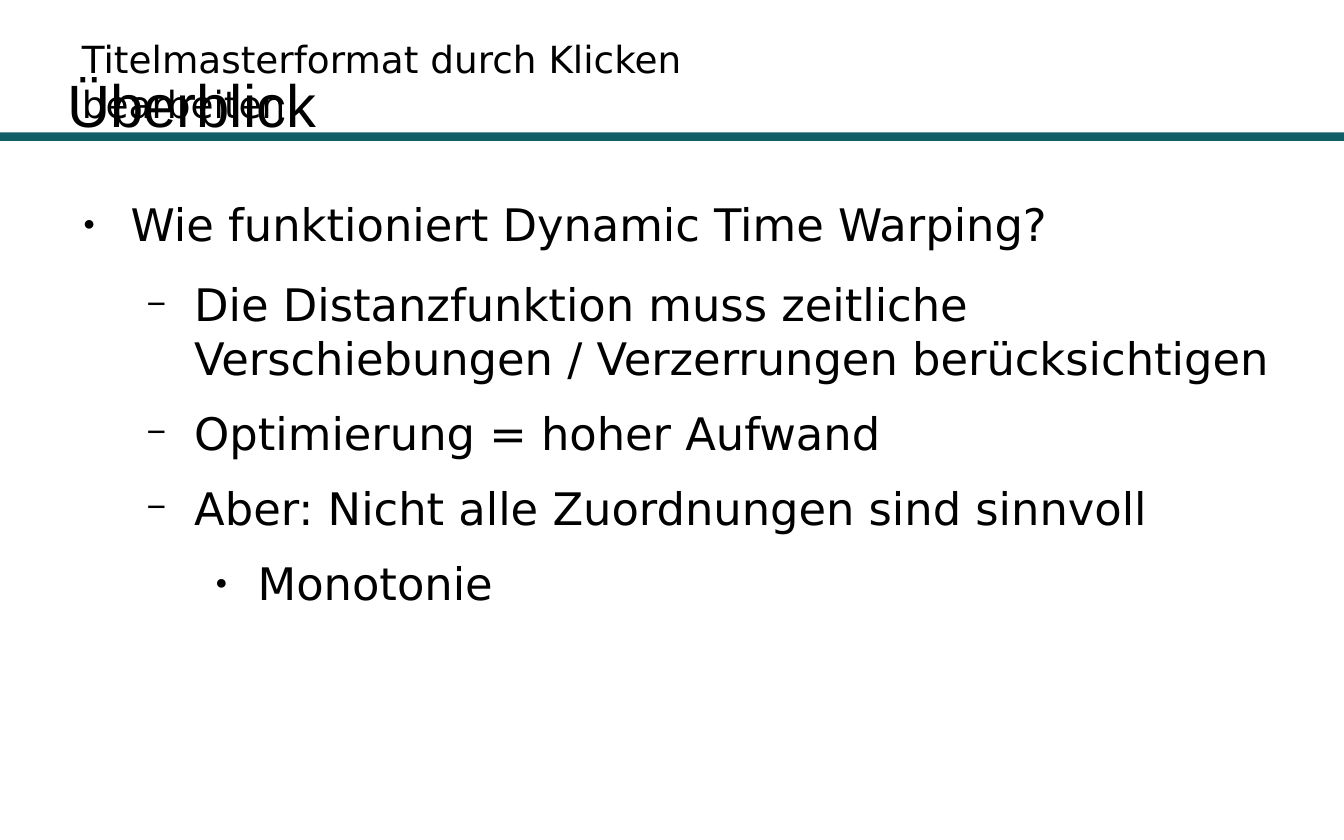
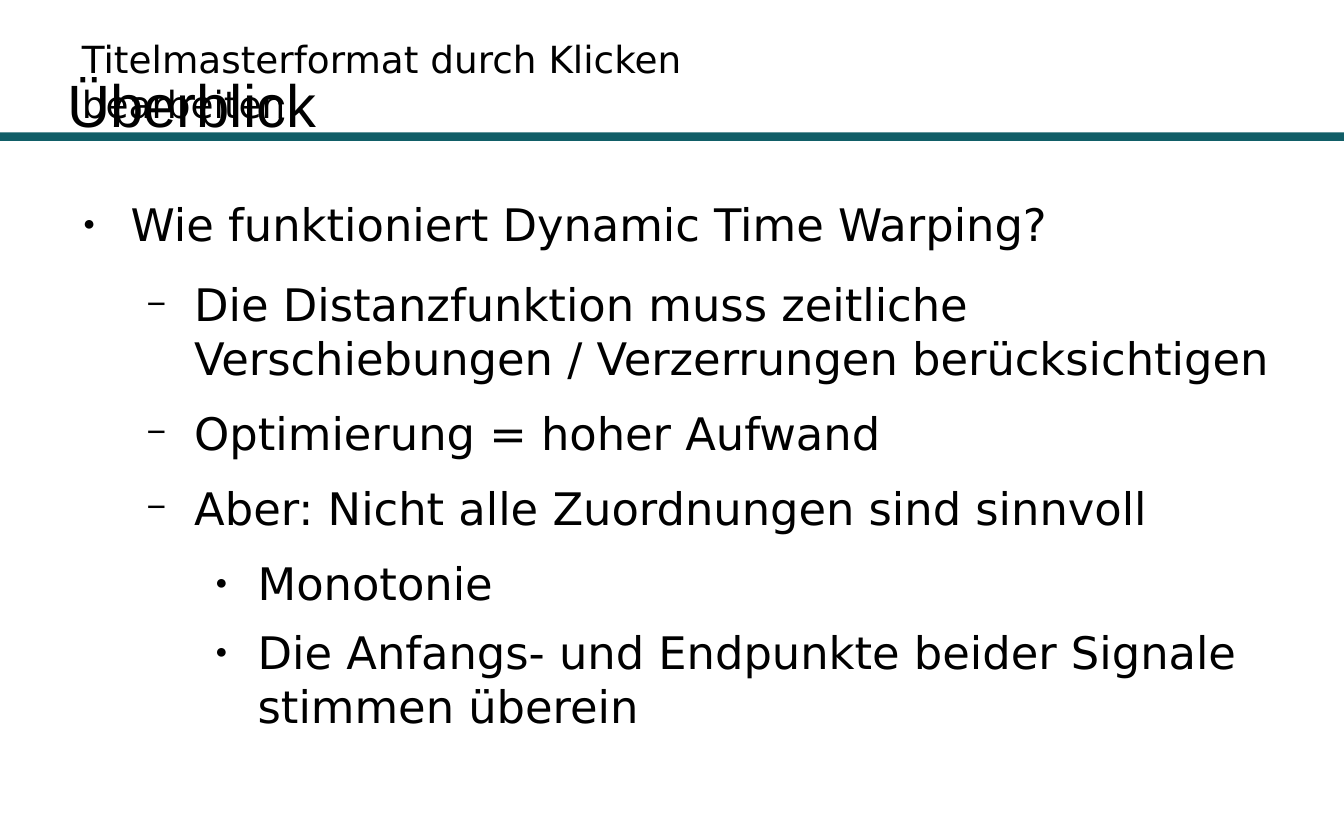
Before and after one commit to Hirnschwamm/DTW, a slide deck: slide 30 of Präsentation.odp (slide 26 before the commit). Drawn at 1344x840 pixels with LibreOffice and Linux fonts; fonts in the diff are those of the drawing; background and template pictures are left out. Boxes give left, top, right and bottom in pixels: in the first picture for what was removed or moved away, otherwise in the second. Text is boxed around its words. In the diff, an @@ line names an element or a change of style, - is before the commit and + after.

Commit message:
Presentation update

```diff
--- a/Präsentation.odp
+++ b/Präsentation.odp
@@ text at bbox=[258, 635, 1236, 724]: paragraph added @@
+    ● Die Anfangs- und Endpunkte beider Signale stimmen überein
```
Also in this commit, not shown: 11 slides added.
